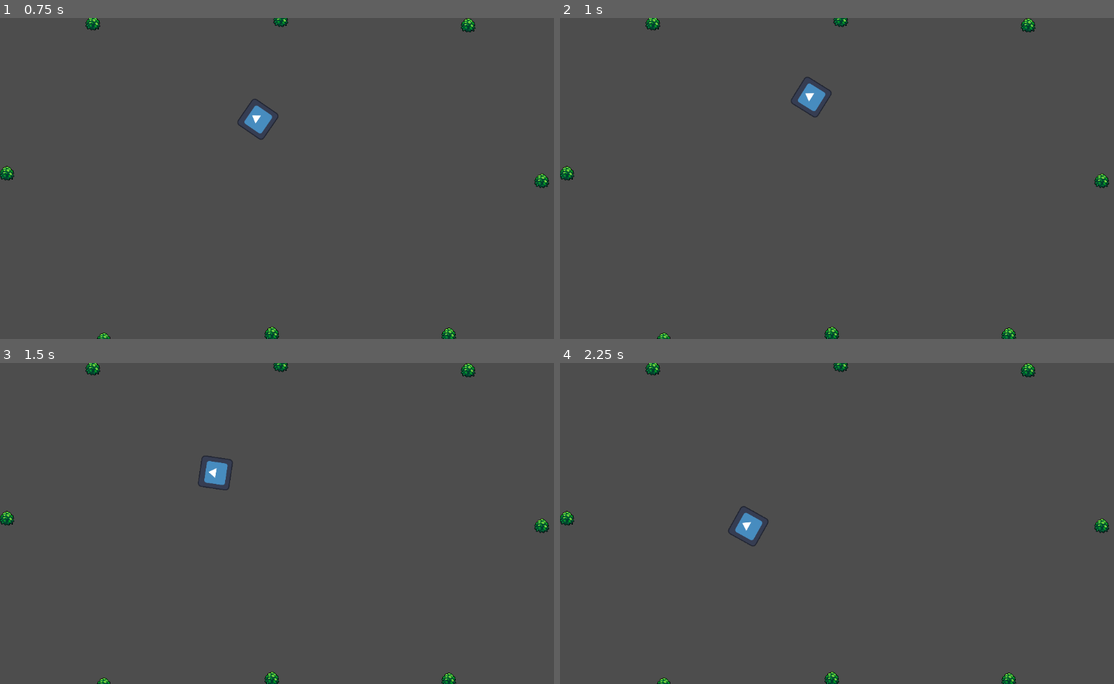
Above: before the commit, frames 1-4 (two rows, left to right).
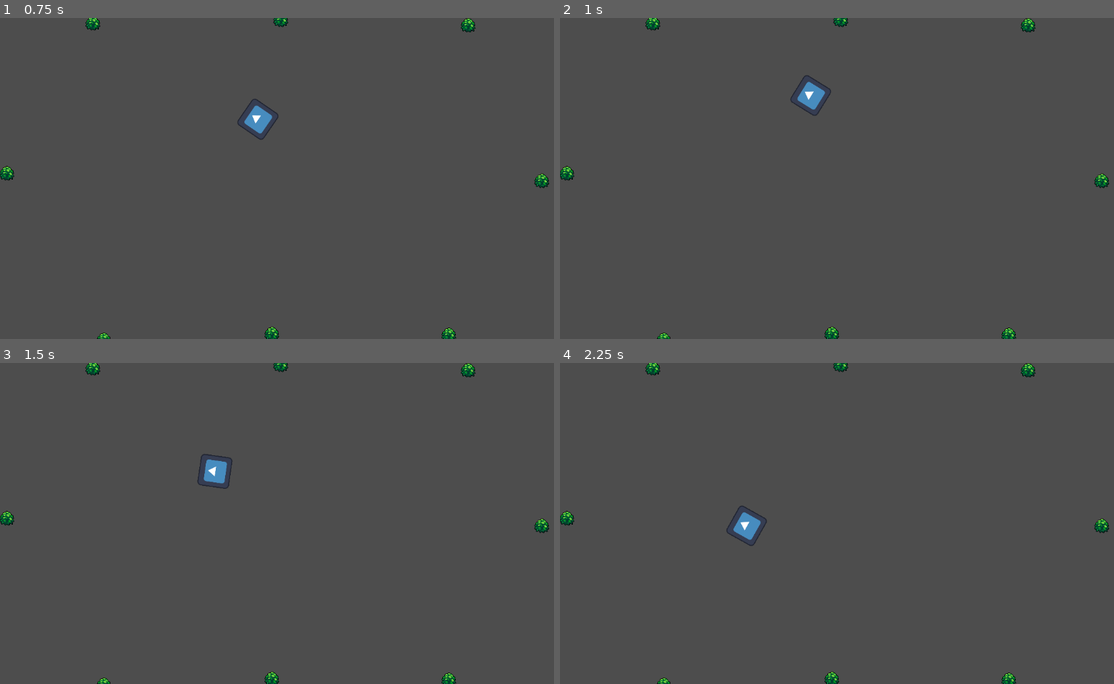
Above: after the commit, the same moments.

Repository: OscarPindaro/Cellomaton
Game: Godot game, scene res://scenes/main.tscn
Two runs of this game, one before a commit and one after it. Both use one fixed random seed, a clock stepped at 60 frames per second and the inputs below. The project has no main scene, so this scene is started directly. The engine's default icon, where the game draws it, is replaced by a stand-in: a white triangle on a blue panel in a dark square.
Inputs (mouse positions are in pixels of both pictures, inside the frame that each line leads up to):
- Up to frame 1 (0.75 s): move the mouse to (409, 162) at 0.52 s
- Up to frame 2 (1 s): no input
- Up to frame 3 (1.5 s): move the mouse to (171, 539) at 1.27 s
- Up to frame 4 (2.25 s): move the mouse to (903, 452) at 2.02 s

Frame 1 is identical in both runs. In frame 2, 0.2% of the frame differs, in the area x 41-50%, y 17-31%; in frame 3, 0.2%; in frame 4, 0.2%.

Commit message:
using inehritance to move bodies so that i change only one script in case of errors. Also moved movement to phisics process

Diff:
--- a/scenes/Movement/mouse_follow_movement.gd
+++ b/scenes/Movement/mouse_follow_movement.gd
@@ -6,9 +6,6 @@
 func _ready():
 	super._ready()
 
-func _process(_delta):
-	move(_delta, body)
-
 func move(_delta, body_to_move: CharacterBody2D):
 	var mouse_position = body_to_move.get_global_mouse_position()
 	var direction : Vector2 = (mouse_position - body_to_move.position).normalized()
--- a/scenes/Movement/movement.gd
+++ b/scenes/Movement/movement.gd
@@ -15,9 +15,10 @@
 
 
 
-# Called every frame. 'delta' is the elapsed time since the previous frame.
-func _process(_delta):
+
+func _physics_process(_delta):
 	move(_delta, body)
+
 
 func move(_delta, _body_to_move: CharacterBody2D):
 	pass
--- a/scenes/Movement/random_movement.gd
+++ b/scenes/Movement/random_movement.gd
@@ -39,8 +39,6 @@
 func _on_control_step():
 	body.velocity = Vector2(randf_range(-1,1), randf_range(-1,1)).normalized() * linear_velocity
 
-func _process(_delta):
-	move(_delta, body)
 
 func move(_delta, body_to_move: CharacterBody2D):
 	body_to_move.move_and_slide()
